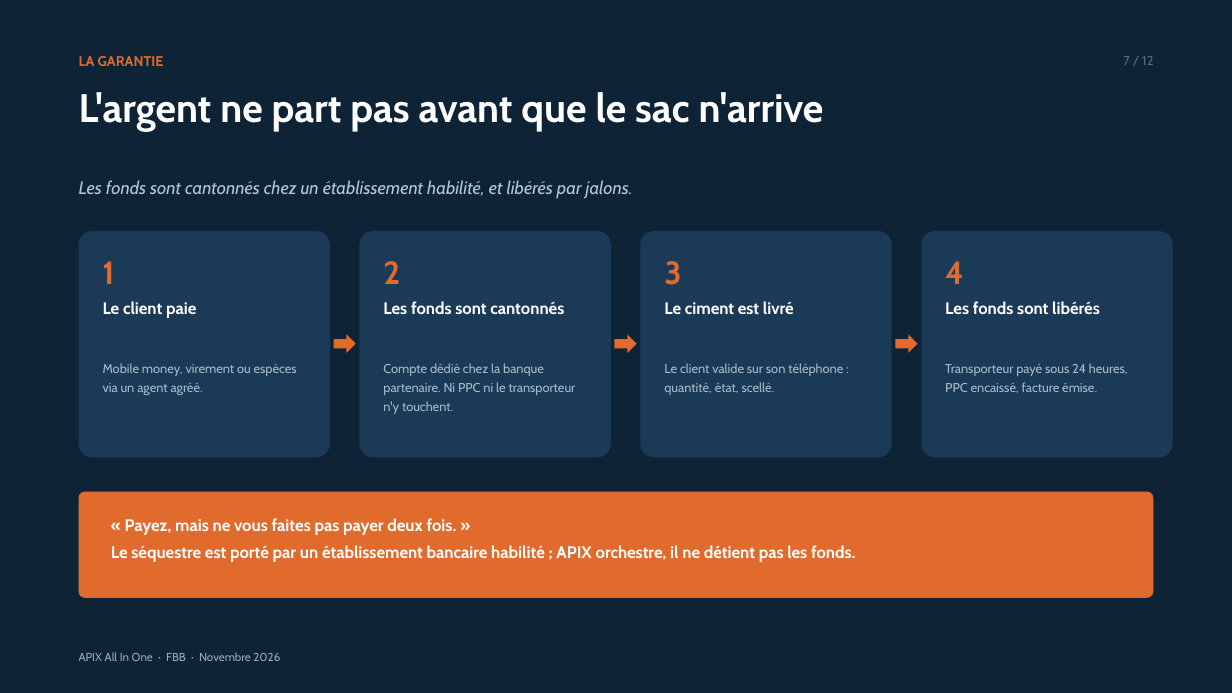
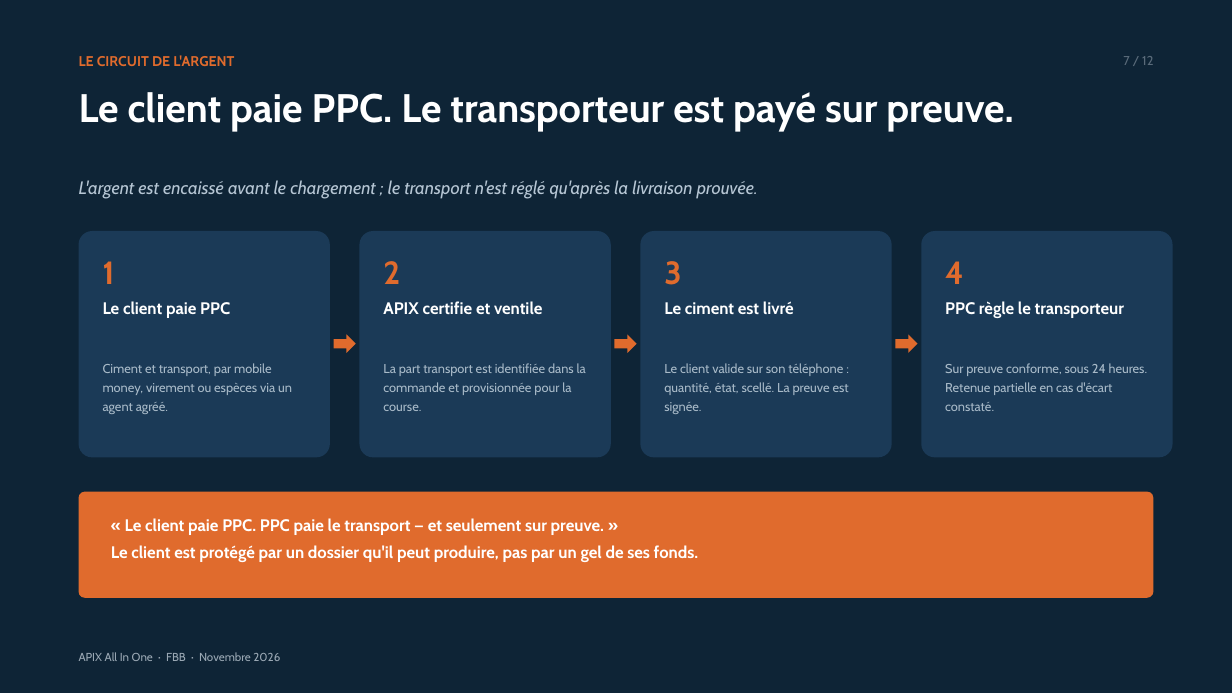
Before and after one commit to dilevembamu12/fbb-ppc-apix, a slide deck: slide 7 of dist/pptx/APIX-All-In-One-12-slides-PPC.pptx. Drawn at 1232x693 pixels with LibreOffice and Linux fonts; fonts in the diff are those of the drawing. Boxes give left, top, right and bottom in pixels: in the first picture for what was removed or moved away, otherwise in the second. Text is boxed around its words. In the diff, an @@ line names an element or a change of style, - is before the commit and + after.

```diff
--- a/dist/pptx/APIX-All-In-One-12-slides-PPC.pptx
+++ b/dist/pptx/APIX-All-In-One-12-slides-PPC.pptx
@@ text at [79, 55, 234, 66]: text changed @@
-LA GARANTIE
+LE CIRCUIT DE L'ARGENT
@@ text at [79, 92, 1013, 132]: text changed @@
-L'argent ne part pas avant que le sac n'arrive
+Le client paie PPC. Le transporteur est payé sur preuve.
@@ text at [79, 180, 758, 199]: text changed @@
-Les fonds sont cantonnés chez un établissement habilité, et libérés par jalons.
+L'argent est encaissé avant le chargement ; le transport n'est réglé qu'après la livraison prouvée.
@@ text at [103, 301, 230, 318]: text changed @@
-Le client paie
+Le client paie PPC
@@ text at [383, 301, 542, 314]: text changed @@
-Les fonds sont cantonnés
+APIX certifie et ventile
@@ text at [945, 301, 1125, 318]: text changed @@
-Les fonds sont libérés
+PPC règle le transporteur
@@ text at [103, 363, 292, 414]: text changed @@
-Mobile money, virement ou espèces via un agent agréé.
+Ciment et transport, par mobile money, virement ou espèces via un agent agréé.
@@ text at [383, 363, 586, 411]: text changed @@
-Compte dédié chez la banque partenaire. Ni PPC ni le transporteur n'y touchent.
+La part transport est identifiée dans la commande et provisionnée pour la course.
@@ text at [664, 363, 849, 414]: text changed @@
-Le client valide sur son téléphone : quantité, état, scellé.
+Le client valide sur son téléphone : quantité, état, scellé. La preuve est signée.
@@ text at [945, 363, 1148, 411]: text changed @@
-Transporteur payé sous 24 heures, PPC encaissé, facture émise.
+Sur preuve conforme, sous 24 heures. Retenue partielle en cas d'écart constaté.
@@ text at [111, 518, 699, 562]: text changed @@
-« Payez, mais ne vous faites pas payer deux fois. »
-Le séquestre est porté par un établissement bancaire habilité ; APIX orchestre, il ne détient pas les fonds.
+« Le client paie PPC. PPC paie le transport — et seulement sur preuve. »
+Le client est protégé par un dossier qu'il peut produire, pas par un gel de ses fonds.
```
Also in this commit, not shown: 5 other slides changed, 23 other files.
